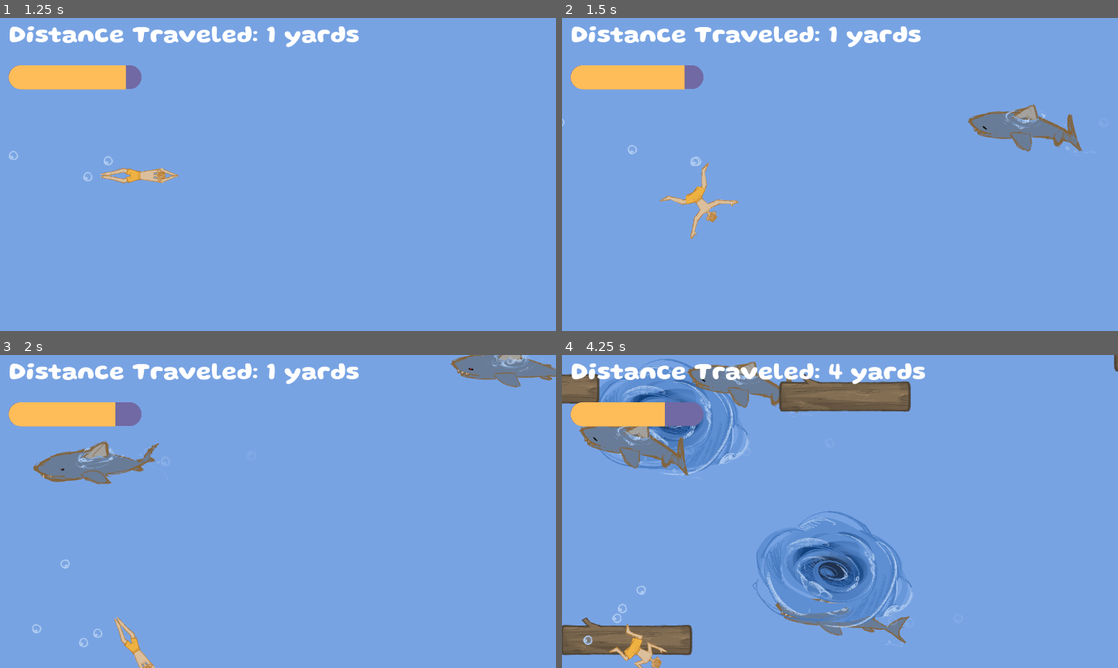
Above: before the commit, frames 1-4 (two rows, left to right).
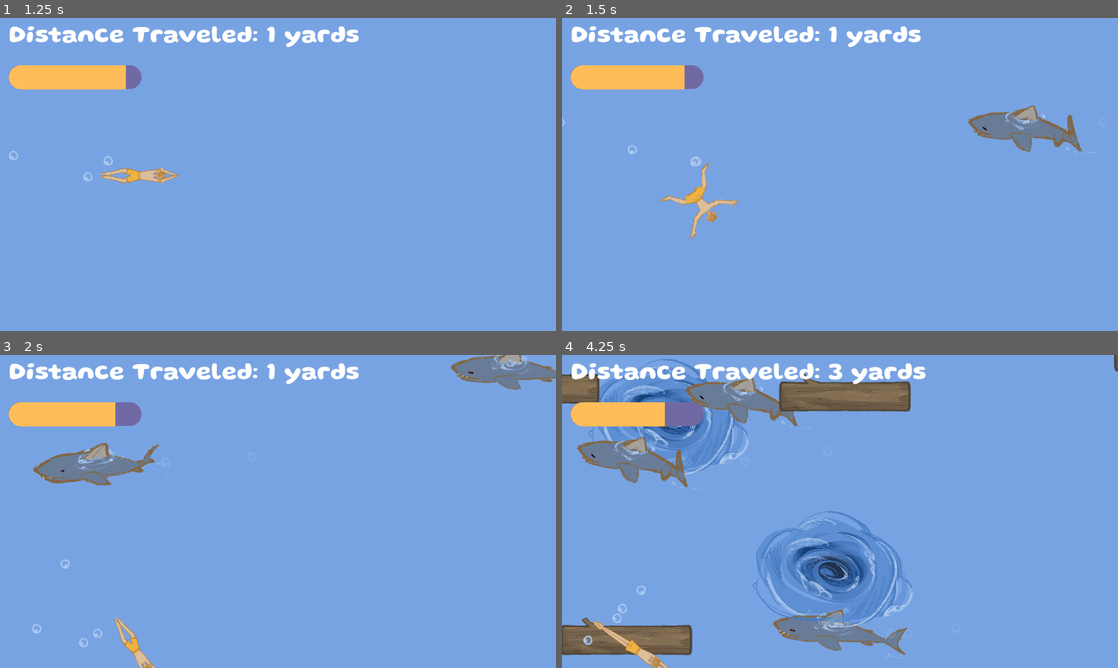
Above: after the commit, the same moments.

Repository: sophieTheProgrammer/microjam-island-61
Game: Godot game, scene res://scenes/game.tscn
The game is run twice, just before and just after one commit, with the same random seed, the same clock (stepped at 60 frames per second) and the same inputs. Sound files missing from this copy of the repository are replaced by a short silence.
Inputs (mouse positions are in pixels of both pictures, inside the frame that each line leads up to):
- Up to frame 1 (1.25 s): tap Enter (ui_accept) at 0.5, 0.77 s; move the mouse to (400, 158) at 0.52 s; click (400, 158) at 0.6 s
- Up to frame 2 (1.5 s): move the mouse to (728, 190) at 1.27 s; hold Down (down) from 1.28 s (still down); click (728, 190) at 1.35 s
- Up to frame 3 (2 s): keep holding Down (down); tap Enter (ui_accept) at 1.52 s
- Up to frame 4 (4.25 s): move the mouse to (895, 442) at 2.02 s; release Down (down) at 2.03 s; click (895, 442) at 2.1 s; move the mouse to (812, 574) at 2.77 s; click (812, 574) at 2.85 s; tap Enter (ui_accept) at 3.02, 3.77 s; move the mouse to (1006, 558) at 3.52 s; hold Down (down) from 3.53 s (still down); click (1006, 558) at 3.6 s; tap Up (escapethelog) at 4.15 s

Frame 1 is identical in both runs. In frame 2, 0.4% of the frame differs, in the area x 72-96%, y 27-44%; in frame 3, 1.4%; in frame 4, 6.6%, in the area x 2-66%, y 2-100%.

Commit message:
score changes
this messes with log, it changes collision layer, and also makes attached a global

Diff:
--- a/scenes/log.tscn
+++ b/scenes/log.tscn
@@ -14,6 +14,8 @@
 texture = ExtResource("1_spugk")
 
 [node name="Area2D" type="Area2D" parent="." unique_id=1756369609]
+collision_layer = 2
+collision_mask = 2
 
 [node name="CollisionShape2D" type="CollisionShape2D" parent="Area2D" unique_id=710638179]
 position = Vector2(2, 0.25)
--- a/scripts/end_screen.gd
+++ b/scripts/end_screen.gd
@@ -12,7 +12,7 @@
 		score.text += "\nYou also just got a new high score!"
 		Global.high_score = int(Global.score*Global.measure_unit)
 	else:
-		score.text += "\nYou have a high score of" + str(Global.high_score)
+		score.text += "\nYou have a high score of " + str(Global.high_score)
 	if Input.is_action_just_pressed("restart game") and not Global.game_is_running:
 		Global.start_game(true)
 		$CanvasLayer.hide()
--- a/scripts/global.gd
+++ b/scripts/global.gd
@@ -17,6 +17,7 @@
 func _process(_delta: float) -> void:
 	viewport = get_viewport().get_visible_rect().size
 var score = 0
+var attached = false
 
 func start_game(reloadWorld):
 	EventBus.start_game.emit()
--- a/scripts/player.gd
+++ b/scripts/player.gd
@@ -2,12 +2,12 @@
 extends CharacterBody2D
 
 @onready var collision_shape_2d: CollisionShape2D = $CollisionShape2D
+@onready var animated_sprite_2d: AnimatedSprite2D = $AnimatedSprite2D
 
 const SPEED = 750
 const y_multiplier = 2
 const acceleration = 15
 const buffer = 50
-var attached = false
 var log_ref = null
 var direction = 0
 func _ready() -> void:
@@ -17,7 +17,7 @@
 	velocity.x = 0
 
 func _physics_process(delta: float) -> void:
-	if attached:
+	if Global.attached:
 		self.position.x = log_ref.position.x
 		self.position.y = log_ref.position.y
 	if Input.is_action_just_pressed("escapethelog"):
@@ -37,9 +37,12 @@
 	collision_shape_2d.set_deferred("disabled", false)
 func attach_to_log(log_ref):
 	print("attaching shall commence")
-	attached = true
+	Global.attached = true
 	self.log_ref = log_ref
+	animated_sprite_2d.stop()
+	animated_sprite_2d.frame = 3
 
 func detach_from_log():
 	EventBus.player_deattaches_to_log.emit()
-	attached = false
+	Global.attached = false
+	animated_sprite_2d.play()
--- a/scripts/shark.gd
+++ b/scripts/shark.gd
@@ -11,7 +11,7 @@
 func _ready() -> void:
 	anisprite.frame = randi() % FRAME_COUNT #which frame it starts on
 	anisprite.sprite_frames.set_animation_speed("default", (randi() % FRAME_COUNT - 1) + FRAME_COUNT) # fps
-	rand_x = (randi() % int(Global.viewport.x)) - Global.viewport.x
+	rand_x = (randi() % int(Global.viewport.x)) - Global.viewport.x*3
 	rand_y = (randi() % int(Global.viewport.y)) - Global.viewport.y
 	speed = (randi() % MAX_SPEED) + float(MAX_SPEED)/2
 	look_at(Vector2(rand_x, rand_y))
--- a/scripts/ui.gd
+++ b/scripts/ui.gd
@@ -10,7 +10,7 @@
 		distance.text += " yards"
 # Called every frame. 'delta' is the elapsed time since the previous frame.
 func _process(delta: float) -> void:
-	if Global.game_is_running:
+	if Global.game_is_running and not Global.attached:
 		Global.score += delta
 		distance.text = "Distance Traveled: " + str(int(floor(Global.score*Global.measure_unit)))
 		if Global.measure_unit == 0.9144:
